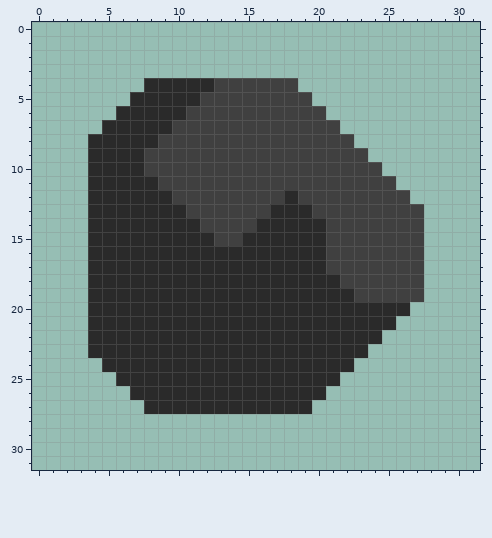
File history of a pixel-art sprite, core/assets-raw/sprites/items/item-coal.png. The first picture shows the starting point.
The file is 32x32 pixels.
New version:
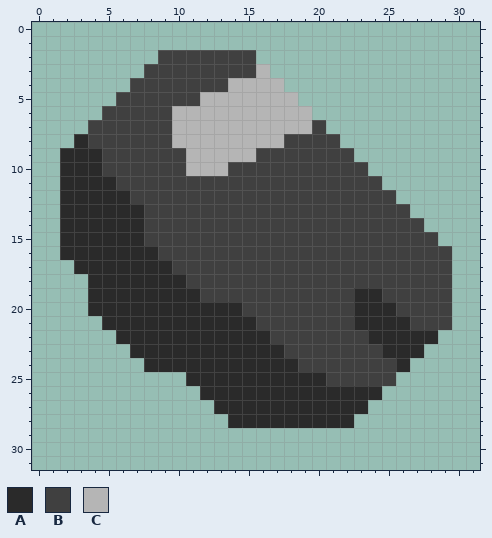
Palette (. is transparent): A #2a2a2a  B #404040  C #b5b5b5
The edit:
Changed rows in their new state; - is an unchanged pixel.
first column x 2:
 2 -------BBBBBBB--------------
 3 ------BBBBBBBBC-------------
 4 -----BBBBBB-CCCC.-----------
 5 ----BBBBBBCCCCCCC.----------
 6 ---BBBBBCCCCCCCCCC.---------
 7 --BBBBBBCCCCCCCCCC-.--------
 8 -ABBBBB-CCCCCCCC----.-------
 9 AA-BBB---CCCCC-------.------
10 AA-BBB---CCC----------.-----
11 AA--BBB----------------.----
12 AA---BBB--------B-------.---
13 AA----BBB------BBB-------.--
14 AA----BBBB----BBBBB---------
15 AA----BBBBB--BBBBBB-------B-
16 AA-----BBBBBBBBBBBB-------BB
17 -A------BBBBBBBBBBB-------BB
18 ---------BBBBBBBBBBB------BB
19 ----------BBBBBBBBBBBAA---BB
20 -------------BBBBBBBB---BBBB
21 --.-----------BBBBBBB---ABBB
22 --..-----------BBBBBBB-AAAA-
23 --...-----------BBBBBBBAAA--
24 ---...-----------BBBBBBBA---
25 ----.....----------BBBBB----
26 -----.....---------AAAA-----
27 ------.....-------AAAA------
28 ------------AAAAAAAAA-------
Pixel boxes of the changes (left, top, right, bottom) in both pictures:
changed: (60, 50, 452, 428)
